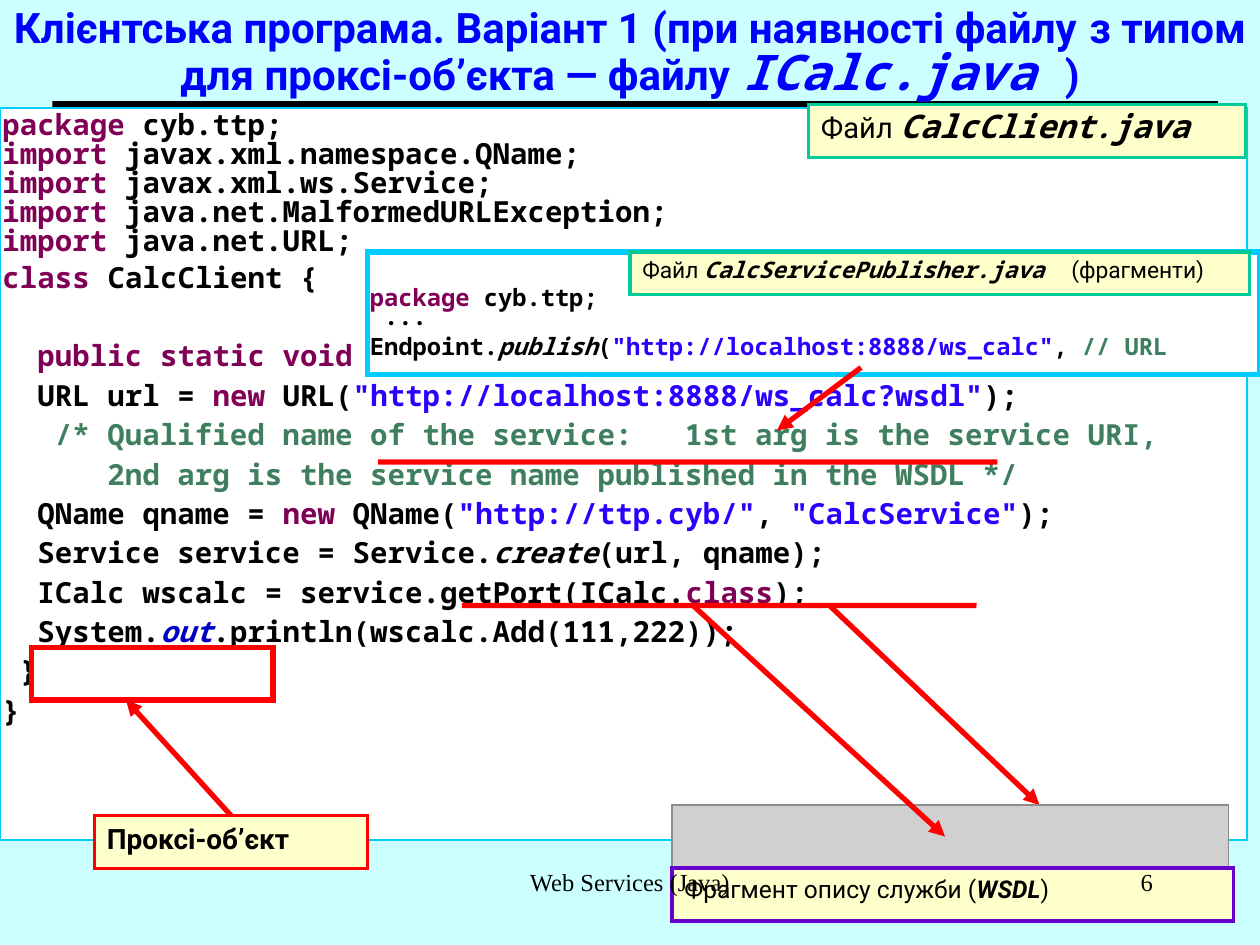
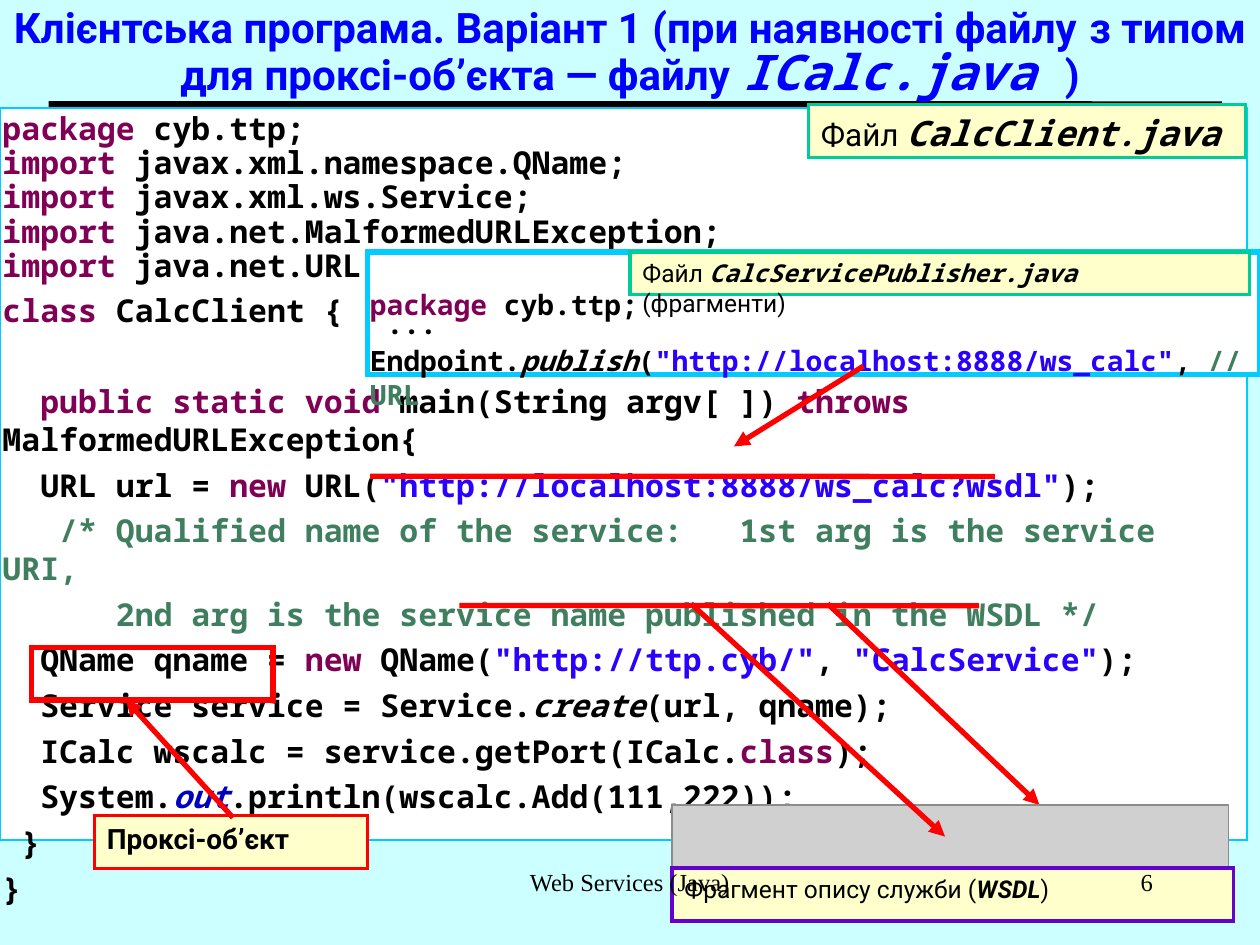
Before and after one commit to magistrs2016/magistrs2016.github.io, a slide deck: slide 6 of it/it_demo05/W27_WebServices_Java_(50)_2016.ppt. Drawn at 1260x945 pixels with LibreOffice and Linux fonts; fonts in the diff are those of the drawing; grey boxes stand for pictures. Boxes give left, top, right and bottom in pixels: in the first picture for what was removed or moved away, otherwise in the second. Text is boxed around its words. In the diff, an @@ line names an element or a change of style, - is before the commit and + after.

```diff
--- a/it/it_demo05/W27_WebServices_Java_(50)_2016.ppt
+++ b/it/it_demo05/W27_WebServices_Java_(50)_2016.ppt
@@ rectangle "package cyb.ttp;" at box(0, 107, 1247, 839): size 16.6 to 18 pt; line spacing 0.6 to 0.7; line spacing 0.9 to 1 @@
@@ rectangle "Файл CalcClient.java" at box(809, 105, 1246, 158): size 16.6 to 18 pt in "Файл CalcClient.java"; size 18.5 to 20 pt in "CalcClient.java"; line spacing 0.9 to 1 @@
@@ rectangle "package cyb.ttp;" at box(368, 252, 1260, 374): size 13.6 to 16 pt; line spacing 0.5 to 0.6; line spacing 0.4 to 0.3; line spacing 0.9 to 1 @@
@@ rectangle "Файл CalcServicePublisher.java (фрагменти)" at box(630, 252, 1250, 295): size 12.9 to 14 pt; line spacing 0.9 to 1 @@
@@ arrow moved from (861, 368) - (777, 431) to (862, 368) - (733, 446) @@
@@ line moved from (378, 462) - (998, 462) to (373, 476) - (993, 476) @@
```
Also in this commit, not shown: 16 other slides changed, 9 other files.
